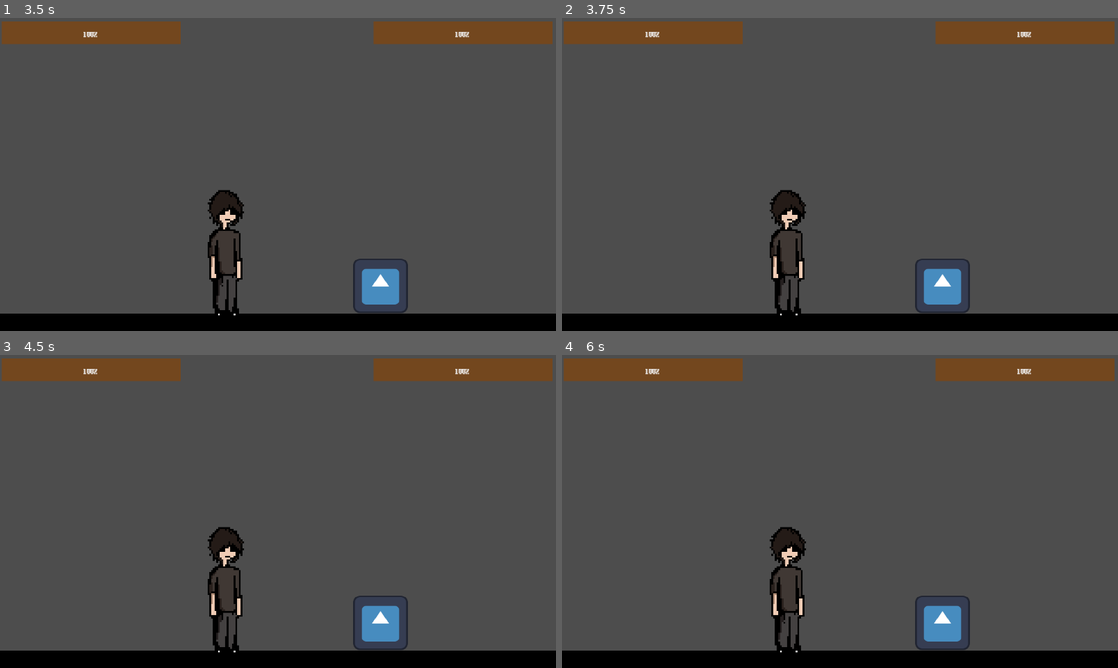
Above: before the commit, frames 1-4 (two rows, left to right).
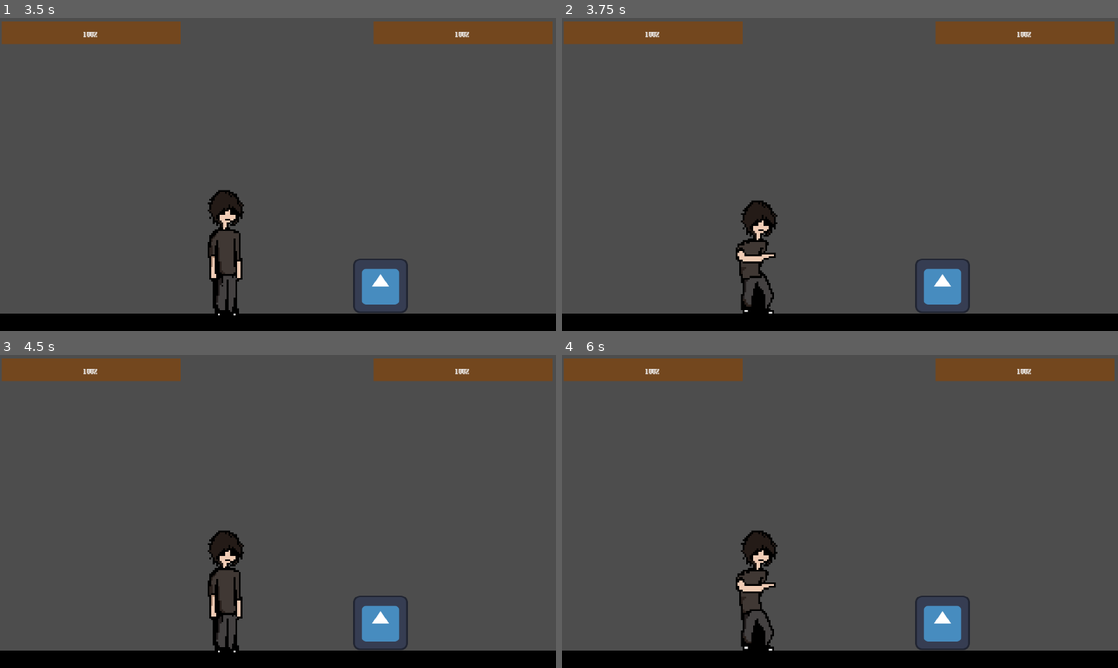
Above: after the commit, the same moments.

Repository: rcs227/Birkel-Brawlers
Game: Godot game, scene res://scenes/main_menu.tscn
Same seed, same stepped clock (60 frames per second), same inputs: the game is played once before the commit and once after it. The engine's default icon, where the game draws it, is replaced by a stand-in: a white triangle on a blue panel in a dark square.
Inputs:
- Up to frame 1 (3.5 s): click "PLAY" at 0.5 s; click "JP" at 1.25 s; click "2" at 2 s; click "START" at 2.75 s
- Up to frame 2 (3.75 s): hold D (right) from 3.53 s (still down); hold E (light_attack) from 3.53 s (still down)
- Up to frame 3 (4.5 s): keep holding D (right); tap Space (jump) at 3.77 s; release E (light_attack) at 4.28 s; tap M (M) at 4.35 s
- Up to frame 4 (6 s): tap Space (jump) at 4.52 s; tap E (light_attack) at 4.55, 5.85 s; release D (right) at 5.03 s; hold A (left) 5.03-5.78 s; hold E (light_attack) 5.03-5.78 s; tap Ctrl (crouch) at 5.1 s; hold D (right) from 5.78 s (still down)

Frame 1 is identical in both runs. In frame 2, 3.3% of the frame differs, in the area x 31-44%, y 54-96%; in frame 3, 0.5%; in frame 4, 3.4%.
Error before the commit: Invalid access to property or key 'animation' on a base object of type 'Nil'. (res://scripts/player/states/attack_state.gd:8)

Commit message:
jp light_attacl anim

Diff:
--- /dev/null
+++ b/characters/jp/attacks/light_attack.tres
@@ -0,0 +1,7 @@
+[gd_resource type="Resource" script_class="Attack" format=3 uid="uid://cmtyjj7teu8wk"]
+
+[ext_resource type="Script" uid="uid://dsrgbolr53xgw" path="res://scripts/attack.gd" id="1_mghbe"]
+
+[resource]
+script = ExtResource("1_mghbe")
+animation = &"light_attack"
--- a/characters/jp/jp.tscn
+++ b/characters/jp/jp.tscn
@@ -2,6 +2,7 @@
 
 [ext_resource type="Script" uid="uid://cxpgkoay126ka" path="res://characters/jp/jp.gd" id="1_vflki"]
 [ext_resource type="Resource" uid="uid://p1l47v38fsfu" path="res://characters/jp/attacks/heavy_attack.tres" id="2_0ii53"]
+[ext_resource type="Resource" uid="uid://cmtyjj7teu8wk" path="res://characters/jp/attacks/light_attack.tres" id="2_mi45g"]
 [ext_resource type="Texture2D" uid="uid://p2pm8oyt21lo" path="res://sprites/jp/jp_shadow.png" id="2_vflki"]
 [ext_resource type="Texture2D" uid="uid://45l7sbbr4pnk" path="res://sprites/jp/jp_crouch.png" id="3_0ii53"]
 [ext_resource type="Resource" uid="uid://cvk0hf2lsaaln" path="res://characters/jp/attacks/light_special.tres" id="3_8hlw2"]
@@ -9,6 +10,7 @@
 [ext_resource type="Texture2D" uid="uid://b7hi8yirtlfnh" path="res://sprites/jp/jp_shadow_light_attack.png" id="5_mi45g"]
 [ext_resource type="Texture2D" uid="uid://cmy6o2835akwx" path="res://sprites/jp/jp_shadow_medium_attack.png" id="6_h4wjq"]
 [ext_resource type="Script" uid="uid://bewnpuayg7c65" path="res://scripts/player/state_machine.gd" id="7_h5w7u"]
+[ext_resource type="Texture2D" uid="uid://cidwveqyvjmw7" path="res://sprites/jp/jp_light_attack.png" id="8_8hlw2"]
 [ext_resource type="Script" uid="uid://kfxfdpxy4muh" path="res://scripts/player/states/idle_state.gd" id="8_fy61o"]
 [ext_resource type="Script" uid="uid://w2w0s7v86jh4" path="res://scripts/player/states/walk_state.gd" id="9_qwne8"]
 [ext_resource type="Script" uid="uid://cqwqubgkmfh58" path="res://scripts/player/states/attack_state.gd" id="10_v3aiu"]
@@ -83,6 +85,30 @@
 atlas = ExtResource("4_8hlw2")
 region = Rect2(116, 0, 29, 74)
 
+[sub_resource type="AtlasTexture" id="AtlasTexture_mi45g"]
+atlas = ExtResource("8_8hlw2")
+region = Rect2(0, 0, 64, 80)
+
+[sub_resource type="AtlasTexture" id="AtlasTexture_h4wjq"]
+atlas = ExtResource("8_8hlw2")
+region = Rect2(64, 0, 64, 80)
+
+[sub_resource type="AtlasTexture" id="AtlasTexture_h5w7u"]
+atlas = ExtResource("8_8hlw2")
+region = Rect2(128, 0, 64, 80)
+
+[sub_resource type="AtlasTexture" id="AtlasTexture_fy61o"]
+atlas = ExtResource("8_8hlw2")
+region = Rect2(192, 0, 64, 80)
+
+[sub_resource type="AtlasTexture" id="AtlasTexture_qwne8"]
+atlas = ExtResource("8_8hlw2")
+region = Rect2(256, 0, 64, 80)
+
+[sub_resource type="AtlasTexture" id="AtlasTexture_v3aiu"]
+atlas = ExtResource("8_8hlw2")
+region = Rect2(320, 0, 64, 80)
+
 [sub_resource type="AtlasTexture" id="AtlasTexture_0v5ke"]
 atlas = ExtResource("5_mi45g")
 region = Rect2(0, 0, 80, 84)
@@ -172,6 +198,29 @@
 "loop": true,
 "name": &"idle",
 "speed": 6.0
+}, {
+"frames": [{
+"duration": 1.0,
+"texture": SubResource("AtlasTexture_mi45g")
+}, {
+"duration": 1.0,
+"texture": SubResource("AtlasTexture_h4wjq")
+}, {
+"duration": 1.0,
+"texture": SubResource("AtlasTexture_h5w7u")
+}, {
+"duration": 1.0,
+"texture": SubResource("AtlasTexture_fy61o")
+}, {
+"duration": 1.0,
+"texture": SubResource("AtlasTexture_qwne8")
+}, {
+"duration": 1.0,
+"texture": SubResource("AtlasTexture_v3aiu")
+}],
+"loop": false,
+"name": &"light_attack",
+"speed": 12.0
 }, {
 "frames": [{
 "duration": 1.0,
@@ -205,6 +254,7 @@
 [node name="jp" type="CharacterBody2D" unique_id=1985438771]
 collision_layer = 2
 script = ExtResource("1_vflki")
+light_attack_data = ExtResource("2_mi45g")
 heavy_attack_data = ExtResource("2_0ii53")
 light_special_data = ExtResource("3_8hlw2")
 
@@ -212,7 +262,9 @@
 position = Vector2(0, 1)
 scale = Vector2(1, 1.030303)
 sprite_frames = SubResource("SpriteFrames_70irc")
-animation = &"heavy_attack"
+animation = &"light_attack"
+frame = 5
+frame_progress = 1.0
 
 [node name="CollisionShape2D" type="CollisionShape2D" parent="." unique_id=1768447400]
 position = Vector2(0, -1)
--- a/resources/character_selection_theme.tres
+++ b/resources/character_selection_theme.tres
@@ -1,91 +1,91 @@
-[gd_resource type="Theme" format=3 uid="uid://char_sel_theme_res"]
+[gd_resource type="Theme" format=3 uid="uid://2r8uf14xd5fc"]
 
 [ext_resource type="FontFile" uid="uid://bjen5u8jmjvqf" path="res://Ithaca-LVB75.ttf" id="1_font"]
 
-[sub_resource type="StyleBoxFlat" id="StyleBoxFlat_btn_normal"]
-bg_color = Color(0.45, 0.28, 0.12, 1)
-border_color = Color(0.08, 0.05, 0.02, 1)
+[sub_resource type="StyleBoxFlat" id="StyleBoxFlat_btn_disabled"]
+content_margin_left = 2.0
+content_margin_top = 2.0
+content_margin_right = 2.0
+content_margin_bottom = 2.0
+bg_color = Color(0.32, 0.22, 0.12, 1)
 border_width_left = 1
 border_width_top = 1
 border_width_right = 1
 border_width_bottom = 1
+border_color = Color(0.08, 0.05, 0.02, 1)
+
+[sub_resource type="StyleBoxFlat" id="StyleBoxFlat_btn_focus"]
 content_margin_left = 2.0
+content_margin_top = 2.0
 content_margin_right = 2.0
-content_margin_top = 2.0
 content_margin_bottom = 2.0
-
-[sub_resource type="StyleBoxFlat" id="StyleBoxFlat_btn_hover"]
-bg_color = Color(0.57, 0.37, 0.17, 1)
-border_color = Color(0.08, 0.05, 0.02, 1)
+bg_color = Color(0.52, 0.33, 0.14, 1)
 border_width_left = 1
 border_width_top = 1
 border_width_right = 1
 border_width_bottom = 1
+border_color = Color(0.15, 0.1, 0.04, 1)
+
+[sub_resource type="StyleBoxFlat" id="StyleBoxFlat_btn_hover"]
 content_margin_left = 2.0
+content_margin_top = 2.0
 content_margin_right = 2.0
-content_margin_top = 2.0
 content_margin_bottom = 2.0
-
-[sub_resource type="StyleBoxFlat" id="StyleBoxFlat_btn_pressed"]
-bg_color = Color(0.28, 0.16, 0.06, 1)
-border_color = Color(0.08, 0.05, 0.02, 1)
+bg_color = Color(0.57, 0.37, 0.17, 1)
 border_width_left = 1
 border_width_top = 1
 border_width_right = 1
 border_width_bottom = 1
+border_color = Color(0.08, 0.05, 0.02, 1)
+
+[sub_resource type="StyleBoxFlat" id="StyleBoxFlat_btn_normal"]
 content_margin_left = 2.0
+content_margin_top = 2.0
 content_margin_right = 2.0
-content_margin_top = 2.0
 content_margin_bottom = 2.0
-
-[sub_resource type="StyleBoxFlat" id="StyleBoxFlat_btn_focus"]
-bg_color = Color(0.52, 0.33, 0.14, 1)
-border_color = Color(0.15, 0.1, 0.04, 1)
+bg_color = Color(0.45, 0.28, 0.12, 1)
 border_width_left = 1
 border_width_top = 1
 border_width_right = 1
 border_width_bottom = 1
+border_color = Color(0.08, 0.05, 0.02, 1)
+
+[sub_resource type="StyleBoxFlat" id="StyleBoxFlat_btn_pressed"]
 content_margin_left = 2.0
+content_margin_top = 2.0
 content_margin_right = 2.0
-content_margin_top = 2.0
 content_margin_bottom = 2.0
-
-[sub_resource type="StyleBoxFlat" id="StyleBoxFlat_btn_disabled"]
-bg_color = Color(0.32, 0.22, 0.12, 1)
-border_color = Color(0.08, 0.05, 0.02, 1)
+bg_color = Color(0.28, 0.16, 0.06, 1)
 border_width_left = 1
 border_width_top = 1
 border_width_right = 1
 border_width_bottom = 1
-content_margin_left = 2.0
-content_margin_right = 2.0
-content_margin_top = 2.0
-content_margin_bottom = 2.0
+border_color = Color(0.08, 0.05, 0.02, 1)
 
 [sub_resource type="StyleBoxFlat" id="StyleBoxFlat_panel"]
+content_margin_left = 10.0
+content_margin_top = 6.0
+content_margin_right = 10.0
+content_margin_bottom = 4.0
 bg_color = Color(0.35, 0.2, 0.08, 1)
-border_color = Color(0.08, 0.05, 0.02, 1)
 border_width_left = 1
 border_width_top = 1
 border_width_right = 1
 border_width_bottom = 1
-content_margin_left = 10.0
-content_margin_top = 6.0
-content_margin_right = 10.0
-content_margin_bottom = 4.0
+border_color = Color(0.08, 0.05, 0.02, 1)
 
 [resource]
 default_font = ExtResource("1_font")
 Button/colors/font_color = Color(0.98, 0.95, 0.9, 1)
+Button/colors/font_disabled_color = Color(0.62, 0.52, 0.42, 1)
+Button/colors/font_focus_color = Color(0.98, 0.95, 0.9, 1)
 Button/colors/font_hover_color = Color(1, 1, 1, 1)
 Button/colors/font_pressed_color = Color(0.88, 0.82, 0.72, 1)
-Button/colors/font_focus_color = Color(0.98, 0.95, 0.9, 1)
-Button/colors/font_disabled_color = Color(0.62, 0.52, 0.42, 1)
+Button/styles/disabled = SubResource("StyleBoxFlat_btn_disabled")
+Button/styles/focus = SubResource("StyleBoxFlat_btn_focus")
+Button/styles/hover = SubResource("StyleBoxFlat_btn_hover")
 Button/styles/normal = SubResource("StyleBoxFlat_btn_normal")
-Button/styles/hover = SubResource("StyleBoxFlat_btn_hover")
 Button/styles/pressed = SubResource("StyleBoxFlat_btn_pressed")
-Button/styles/focus = SubResource("StyleBoxFlat_btn_focus")
-Button/styles/disabled = SubResource("StyleBoxFlat_btn_disabled")
 Label/colors/font_color = Color(0.98, 0.95, 0.9, 1)
+Panel/styles/panel = SubResource("StyleBoxFlat_panel")
 PanelContainer/styles/panel = SubResource("StyleBoxFlat_panel")
-Panel/styles/panel = SubResource("StyleBoxFlat_panel")
--- a/resources/menu_theme.tres
+++ b/resources/menu_theme.tres
@@ -1,77 +1,77 @@
-[gd_resource type="Theme" format=3 uid="uid://menu_theme_res"]
+[gd_resource type="Theme" format=3 uid="uid://c4yyxj33cpjwk"]
 
 [ext_resource type="FontFile" uid="uid://bjen5u8jmjvqf" path="res://Ithaca-LVB75.ttf" id="1_font"]
 
-[sub_resource type="StyleBoxFlat" id="StyleBoxFlat_btn_normal"]
-bg_color = Color(0.98, 0.95, 0.9, 1)
-border_color = Color(0.45, 0.28, 0.12, 1)
+[sub_resource type="StyleBoxFlat" id="StyleBoxFlat_btn_disabled"]
+content_margin_left = 4.0
+content_margin_top = 4.0
+content_margin_right = 4.0
+content_margin_bottom = 4.0
+bg_color = Color(0.92, 0.9, 0.86, 1)
 border_width_left = 1
 border_width_top = 1
 border_width_right = 1
 border_width_bottom = 1
+border_color = Color(0.7, 0.62, 0.52, 1)
+
+[sub_resource type="StyleBoxFlat" id="StyleBoxFlat_btn_focus"]
 content_margin_left = 4.0
+content_margin_top = 4.0
 content_margin_right = 4.0
-content_margin_top = 4.0
 content_margin_bottom = 4.0
-
-[sub_resource type="StyleBoxFlat" id="StyleBoxFlat_btn_hover"]
-bg_color = Color(0.93, 0.88, 0.8, 1)
-border_color = Color(0.6, 0.4, 0.18, 1)
+bg_color = Color(0.98, 0.95, 0.9, 1)
 border_width_left = 1
 border_width_top = 1
 border_width_right = 1
 border_width_bottom = 1
+border_color = Color(0.62, 0.45, 0.22, 1)
+
+[sub_resource type="StyleBoxFlat" id="StyleBoxFlat_btn_hover"]
 content_margin_left = 4.0
+content_margin_top = 4.0
 content_margin_right = 4.0
-content_margin_top = 4.0
 content_margin_bottom = 4.0
-
-[sub_resource type="StyleBoxFlat" id="StyleBoxFlat_btn_pressed"]
-bg_color = Color(0.86, 0.8, 0.7, 1)
-border_color = Color(0.3, 0.18, 0.07, 1)
+bg_color = Color(0.93, 0.88, 0.8, 1)
 border_width_left = 1
 border_width_top = 1
 border_width_right = 1
 border_width_bottom = 1
+border_color = Color(0.6, 0.4, 0.18, 1)
+
+[sub_resource type="StyleBoxFlat" id="StyleBoxFlat_btn_normal"]
 content_margin_left = 4.0
+content_margin_top = 4.0
 content_margin_right = 4.0
-content_margin_top = 4.0
 content_margin_bottom = 4.0
-
-[sub_resource type="StyleBoxFlat" id="StyleBoxFlat_btn_focus"]
 bg_color = Color(0.98, 0.95, 0.9, 1)
-border_color = Color(0.62, 0.45, 0.22, 1)
 border_width_left = 1
 border_width_top = 1
 border_width_right = 1
 border_width_bottom = 1
+border_color = Color(0.45, 0.28, 0.12, 1)
+
+[sub_resource type="StyleBoxFlat" id="StyleBoxFlat_btn_pressed"]
 content_margin_left = 4.0
+content_margin_top = 4.0
 content_margin_right = 4.0
-content_margin_top = 4.0
 content_margin_bottom = 4.0
-
-[sub_resource type="StyleBoxFlat" id="StyleBoxFlat_btn_disabled"]
-bg_color = Color(0.92, 0.9, 0.86, 1)
-border_color = Color(0.7, 0.62, 0.52, 1)
+bg_color = Color(0.86, 0.8, 0.7, 1)
 border_width_left = 1
 border_width_top = 1
 border_width_right = 1
 border_width_bottom = 1
-content_margin_left = 4.0
-content_margin_right = 4.0
-content_margin_top = 4.0
-content_margin_bottom = 4.0
+border_color = Color(0.3, 0.18, 0.07, 1)
 
 [resource]
 default_font = ExtResource("1_font")
 Button/colors/font_color = Color(0.45, 0.28, 0.12, 1)
+Button/colors/font_disabled_color = Color(0.65, 0.55, 0.45, 1)
+Button/colors/font_focus_color = Color(0.45, 0.28, 0.12, 1)
 Button/colors/font_hover_color = Color(0.25, 0.14, 0.05, 1)
 Button/colors/font_pressed_color = Color(0.25, 0.14, 0.05, 1)
-Button/colors/font_focus_color = Color(0.45, 0.28, 0.12, 1)
-Button/colors/font_disabled_color = Color(0.65, 0.55, 0.45, 1)
+Button/styles/disabled = SubResource("StyleBoxFlat_btn_disabled")
+Button/styles/focus = SubResource("StyleBoxFlat_btn_focus")
+Button/styles/hover = SubResource("StyleBoxFlat_btn_hover")
 Button/styles/normal = SubResource("StyleBoxFlat_btn_normal")
-Button/styles/hover = SubResource("StyleBoxFlat_btn_hover")
 Button/styles/pressed = SubResource("StyleBoxFlat_btn_pressed")
-Button/styles/focus = SubResource("StyleBoxFlat_btn_focus")
-Button/styles/disabled = SubResource("StyleBoxFlat_btn_disabled")
 Label/colors/font_color = Color(0.45, 0.28, 0.12, 1)
Binary file added: sprites/jp/jp_light_attack.png
Not shown, added: sprites/jp/jp_light_attack.png.import
Binary file changed: sprites/jp_light_attack.ase
